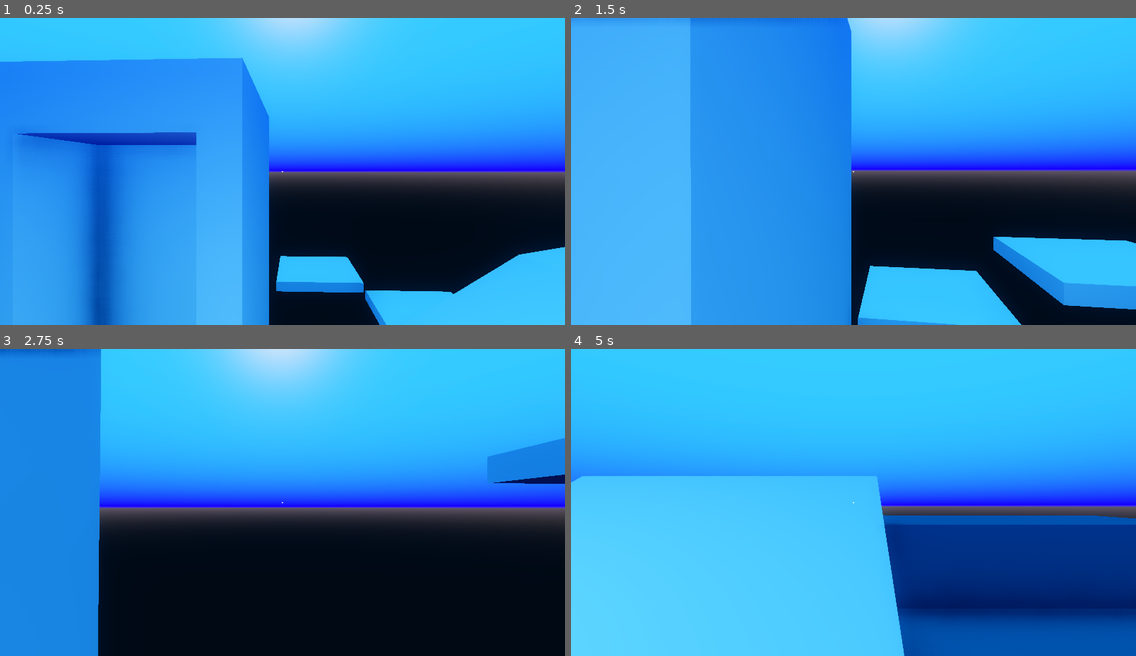
Above: before the commit, frames 1-4 (two rows, left to right).
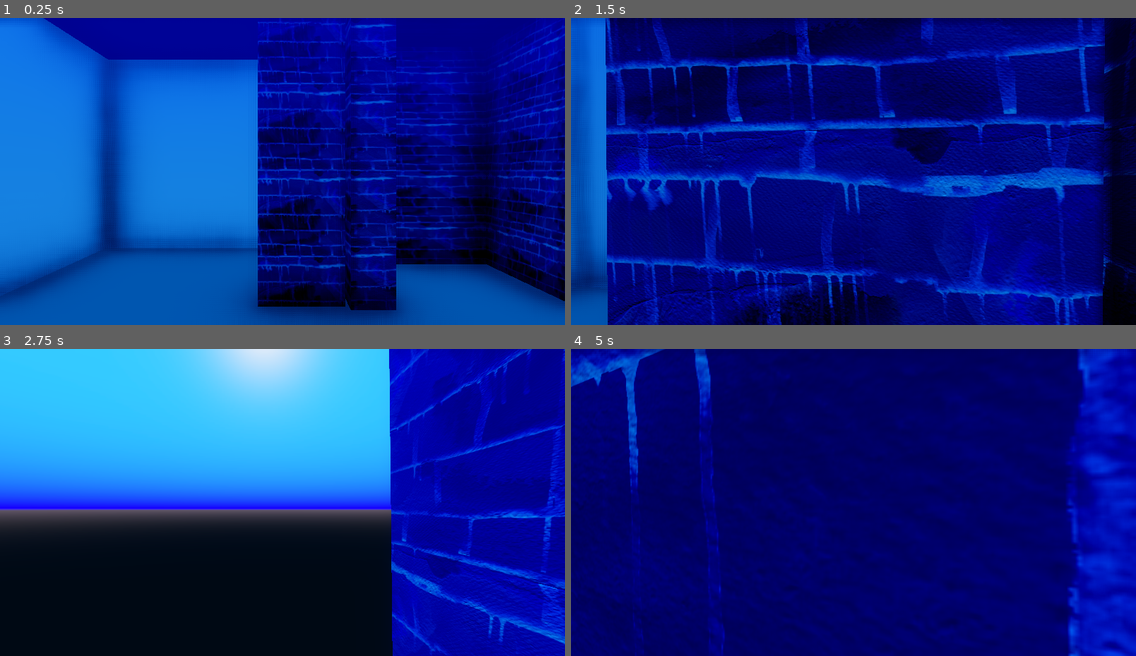
Above: after the commit, the same moments.

Repository: cosmoddd/godot-fps-test-2
Game: Godot game, scene res://Scenes/First Person Exploration 2 Alt.tscn
The game is run twice, just before and just after one commit, with the same random seed, the same clock (stepped at 60 frames per second) and the same inputs. Before the commit the project starts from res://Scenes/First Person Exploration.tscn.
Inputs (mouse positions are in pixels of both pictures, inside the frame that each line leads up to):
- Up to frame 1 (0.25 s): no input
- Up to frame 2 (1.5 s): move the mouse to (881, 171) at 0.52 s; press the mouse at (881, 171) at 0.53 s; hold W (movement_forward) from 0.53 s (still down); tap Space (movement_jumpin) at 0.77 s; move the mouse to (825, 171) at 1.27 s; release the mouse at (825, 171) at 1.28 s; click (825, 171) at 1.35 s
- Up to frame 3 (2.75 s): keep holding W (movement_forward); tap Space (movement_jumpin) at 1.52 s; move the mouse to (293, 496) at 2.02 s; press the mouse at (293, 496) at 2.03 s
- Up to frame 4 (5 s): keep holding W (movement_forward); move the mouse to (847, 508) at 2.77 s; release the mouse at (847, 508) at 2.78 s; click (847, 508) at 2.85 s; tap Space (movement_jumpin) at 3.02, 3.77, 4.52 s; tap Enter at 3.5 s; move the mouse to (893, 505) at 3.52 s; press the mouse at (893, 505) at 3.53 s; move the mouse to (808, 499) at 4.27 s; release the mouse at (808, 499) at 4.28 s; click (808, 499) at 4.35 s

The runs differ from the first frame. In frame 1, 86% of the frame differs, in the area x 0-100%, y 0-100%; in frame 2, 99%; in frame 3, 50%; in frame 4, 100%.

Commit message:
got some text in there.

Diff:
--- a/Scenes/First Person Exploration 2 Alt.tscn
+++ b/Scenes/First Person Exploration 2 Alt.tscn
@@ -54,22 +54,33 @@
 adjustment_contrast = 1.17
 adjustment_saturation = 1.17
 
-[sub_resource type="CubeMesh" id=3]
-
-[sub_resource type="BoxShape" id=4]
-
-[sub_resource type="ConvexPolygonShape" id=5]
+[sub_resource type="QuadMesh" id=3]
+
+[sub_resource type="ViewportTexture" id=4]
+viewport_path = NodePath("Viewport")
+
+[sub_resource type="SpatialMaterial" id=5]
+resource_local_to_scene = true
+flags_transparent = true
+flags_unshaded = true
+albedo_texture = SubResource( 4 )
+
+[sub_resource type="CubeMesh" id=6]
+
+[sub_resource type="BoxShape" id=7]
+
+[sub_resource type="ConvexPolygonShape" id=8]
 points = PoolVector3Array( -1, 1, 1, 1, 1, -1, 1, 1, 1, -1, 1, -1, -1, -1, 1, 1, -1, -1, 1, -1, 1, -1, -1, -1, 1, 1, 1, -1, 1, -1, 1, 1, -1, -1, 1, 1, 1, -1, 1, -1, -1, -1, 1, -1, -1, -1, -1, 1, 1, 1, 1, -1, -1, 1, -1, 1, 1, 1, -1, 1, 1, 1, -1, -1, -1, -1, -1, 1, -1, 1, -1, -1 )
 
-[sub_resource type="BoxShape" id=6]
-
-[sub_resource type="SpatialMaterial" id=7]
-
-[sub_resource type="CubeMesh" id=8]
+[sub_resource type="BoxShape" id=9]
+
+[sub_resource type="SpatialMaterial" id=10]
+
+[sub_resource type="CubeMesh" id=11]
 lightmap_size_hint = Vector2( 64, 64 )
-material = SubResource( 7 )
-
-[sub_resource type="SpatialMaterial" id=21]
+material = SubResource( 10 )
+
+[sub_resource type="SpatialMaterial" id=12]
 albedo_texture = ExtResource( 3 )
 normal_enabled = true
 normal_scale = 4.49
@@ -144,9 +155,16 @@
 [node name="WorldEnvironment" type="WorldEnvironment" parent="."]
 environment = SubResource( 2 )
 
+[node name="Buillboard" type="MeshInstance" parent="."]
+transform = Transform( -0.953311, 0, 0.996644, 0, 7.76454, 0, -11.6077, 0, -0.0818516, -9.06744, 3.62495, 2.82505 )
+mesh = SubResource( 3 )
+material/0 = SubResource( 5 )
+
 [node name="Viewport" type="Viewport" parent="."]
-size = Vector2( 400, 600 )
+size = Vector2( 600, 400 )
+transparent_bg = true
 hdr = false
+render_target_v_flip = true
 
 [node name="Node" parent="Viewport" instance=ExtResource( 7 )]
 
--- a/Scenes/UIRoot.tscn
+++ b/Scenes/UIRoot.tscn
@@ -1,22 +1,24 @@
-[gd_scene format=2]
+[gd_scene load_steps=3 format=2]
 
-[node name="Node" type="Node"]
+[ext_resource path="res://fonts/HeavyEquipment.ttf" type="DynamicFontData" id=1]
+
+[sub_resource type="DynamicFont" id=1]
+size = 46
+font_data = ExtResource( 1 )
+
+[node name="Main Screen" type="Node"]
 
 [node name="CanvasLayer" type="CanvasLayer" parent="."]
 
-[node name="LineEdit" type="LineEdit" parent="CanvasLayer"]
-margin_left = 13.4397
-margin_top = 65.4082
-margin_right = 156.44
-margin_bottom = 157.408
-text = "The fuck?"
-align = 1
-
 [node name="Label" type="Label" parent="CanvasLayer"]
-margin_left = 16.7503
-margin_top = 9.0892
-margin_right = 241.75
-margin_bottom = 105.089
-custom_colors/font_color = Color( 0, 1, 0.25098, 1 )
-text = "Yo YO YO what is going on
-Why no!"
+margin_top = 1.0
+margin_right = 600.0
+margin_bottom = 401.0
+custom_fonts/font = SubResource( 1 )
+custom_colors/font_color = Color( 1, 1, 1, 1 )
+text = "Slip in with the space ghost
+only one can get with the source"
+autowrap = true
+__meta__ = {
+"_edit_use_anchors_": false
+}
--- a/project.godot
+++ b/project.godot
@@ -21,7 +21,7 @@
 [application]
 
 config/name="3d FPS Experiment"
-run/main_scene="res://Scenes/First Person Exploration.tscn"
+run/main_scene="res://Scenes/First Person Exploration 2 Alt.tscn"
 config/icon="res://icons/2019-11-06 21_43_41-Godot Engine - 3d fpp new experiments - First Person Exploration.tscn.png"
 
 [display]
Not shown: 18 places in Scenes/First Person Exploration 2 Alt.tscn that only renumber resources
Binary file added: fonts/HeavyEquipment.ttf
